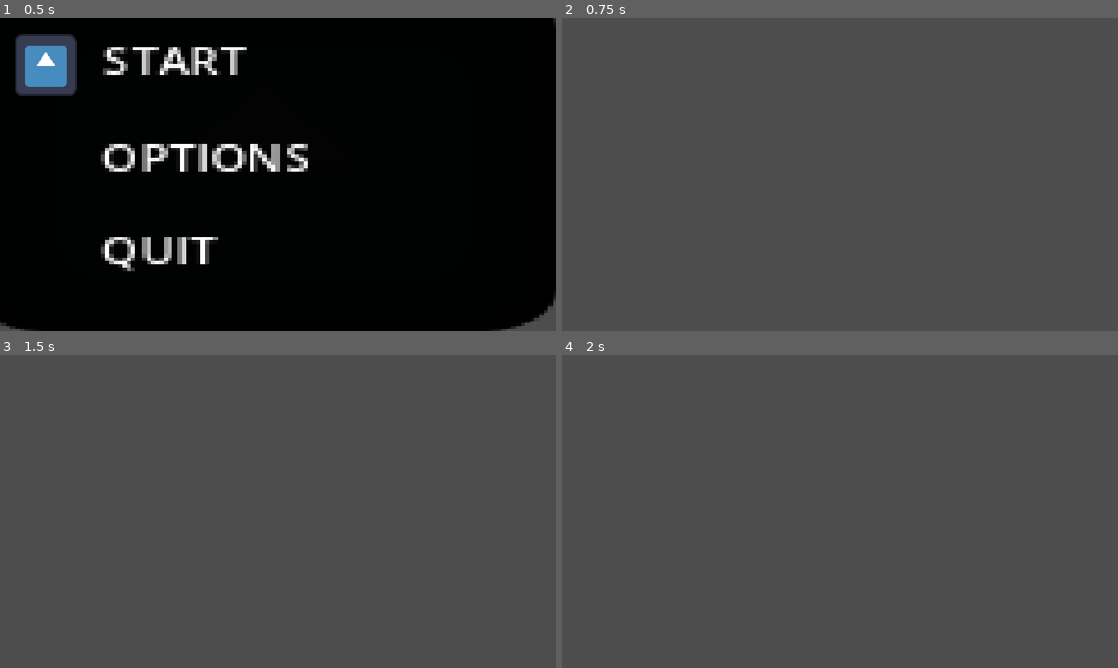
Above: before the commit, frames 1-4 (two rows, left to right).
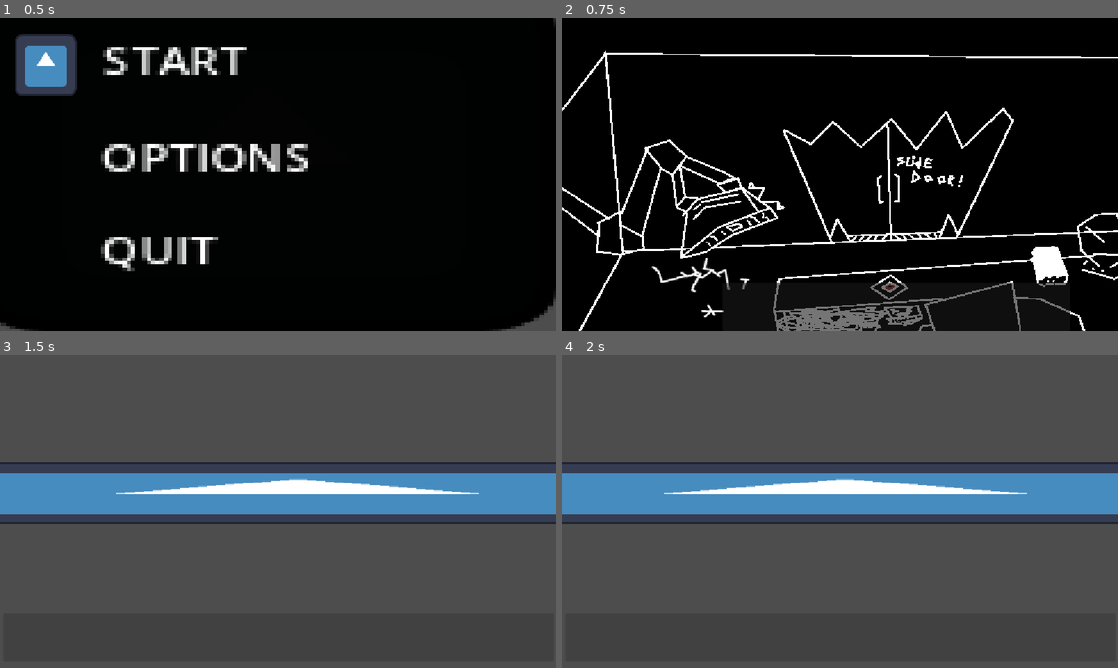
Above: after the commit, the same moments.

Repository: Ranger-Yev/project_sequence
Game: Godot game, scene res://game_big.tscn
The game is run twice, just before and just after one commit, with the same random seed, the same clock (stepped at 60 frames per second) and the same inputs. The engine's default icon, where the game draws it, is replaced by a stand-in: a white triangle on a blue panel in a dark square.
Inputs (mouse positions are in pixels of both pictures, inside the frame that each line leads up to):
- Up to frame 1 (0.5 s): no input
- Up to frame 2 (0.75 s): tap Enter (ui_accept) at 0.5, 0.6 s; move the mouse to (962, 158) at 0.52 s; hold Right (ui_right) from 0.53 s (still down)
- Up to frame 3 (1.5 s): tap Enter (ui_accept) at 0.77, 1.07 s; release Right (ui_right) at 1.25 s; click (333, 642) at 1.27 s
- Up to frame 4 (2 s): no input

Frame 1 is identical in both runs. In frame 2, 100% of the frame differs, in the area x 0-100%, y 0-100%; in frame 3, 14%; in frame 4, 14%.

Commit message:
new line bug fixed. doorknob?

Diff:
--- a/Scripts/hacking_terminal.gd
+++ b/Scripts/hacking_terminal.gd
@@ -4,7 +4,7 @@
 @onready var camera = $Camera2D
 @onready var start_position = $start_of_terminal.global_position + Vector2(0,5)
 var to_do = 0
-var sts = "guest@tinkle-tboard-t415e-wifi1:~$ "
+var sts = "guest@tinkle-tboard-t415e-wifi1:~$&guest@tinkle-tboard-t415e-wifi1:~$&guest@tinkle-tboard-t415e-wifi1:~$&guest@tinkle-tboard-t415e-wifi1:~$&guest@tinkle-tboard-t415e-wifi1:~$&guest@tinkle-tboard-t415e-wifi1:~$&guest@tinkle-tboard-t415e-wifi1:~$&guest@tinkle-tboard-t415e-wifi1:~$&guest@tinkle-tboard-t415e-wifi1:~$&guest@tinkle-tboard-t415e-wifi1:~$"
 var color =  Color(0.978, 0.667, 0.521, 1.0)
 
 var cur_zoom = Vector2(1,1)
@@ -15,8 +15,8 @@
 		#sts = "Test for tinkle tewxt"
 		# spawn_let(font, string to generate, size (0.0625 is 6x6, 1 is 96x96), start position)
 		text_engine.spawn_let(1, sts, 0.0625, start_position, color)
-		for i in range(35, len(letters.get_children)):
-			pass
+		#for i in range(35, len(letters.get_children)):
+			#pass
 		to_do += 1
 
 	if Input.is_action_just_pressed("Scroll_Up") and not cur_zoom > Vector2(5.5,5.5):
--- a/main_office.gd
+++ b/Scripts/main_office.gd
@@ -14,7 +14,7 @@
 
 	mouse_pos = get_local_mouse_position()
 
-	if $Camera2D.position.x <= -1:
+	if $Camera2D.position.x <= 1:
 		pass
 	elif look_left:
 		$Camera2D.position.x -= 500*delta
@@ -47,3 +47,8 @@
 func _on_right_look_mouse_exited() -> void:
 	look_right = false
 	pass # Replace with function body.
+
+
+func _on_button_pressed() -> void:
+	get_tree().change_scene_to_file("res://cams.tscn")
+	pass # Replace with function body.
--- a/Scripts/open_cams.gd
+++ b/Scripts/open_cams.gd
@@ -30,10 +30,8 @@
 			cam_pause.start()
 		cam.position.x -= 50*delta
 
+	pass
 
-
-
-
-
-
-	pass
+func _on_button_pressed() -> void:
+	get_tree().change_scene_to_file("res://main_office.tscn")
+	pass # Replace with function body.
--- a/Scripts/start_screen.gd
+++ b/Scripts/start_screen.gd
@@ -31,7 +31,7 @@
 	# Selector
 	if Input.is_action_just_pressed("ui_accept"):
 		if $"Icon".position == $"M1".position:
-			get_tree().change_scene_to_file("res://cams.tscn")
+			get_tree().change_scene_to_file("res://main_office.tscn")
 		elif $"Icon".position == $"M2".position:
 			pass
 		else: queue_free()
--- a/Scripts/text_engine.gd
+++ b/Scripts/text_engine.gd
@@ -122,7 +122,8 @@
 	#print(arr)
 	for i in range(0, len(arr)):
 		if arr[i] == 412: # if element at index i is 412, then treat it as a line break / new line.
-			pos = start_pos + Vector2(0, 10)
+			pos = Vector2(start_pos.x, pos.y)
+			pos.y += 10
 			pos.x -= 16 * size
 		elif font == 1 and alphabet_p[arr[i] % 64] == " " or font == 0 and alphabet_t[arr[i] % 31] == " ":
 			# if element of the alphabet at index i % length of alphabet is space (" ") then treat is a space
--- a/cams.tscn
+++ b/cams.tscn
@@ -1,6 +1,7 @@
 [gd_scene format=3 uid="uid://dhpafu1iu5a6a"]
 
 [ext_resource type="Script" uid="uid://bjk4qwirwq7yw" path="res://Scripts/open_cams.gd" id="1_43drd"]
+[ext_resource type="Texture2D" uid="uid://cul8kjp32rhnw" path="res://Art/icon.svg" id="2_vdttf"]
 
 [node name="Open Cams" type="Node2D" unique_id=351681203]
 script = ExtResource("1_43drd")
@@ -10,6 +11,28 @@
 anchor_mode = 0
 zoom = Vector2(1.2, 1)
 
+[node name="Button" type="Button" parent="Camera2D" unique_id=1665460483]
+anchors_preset = 8
+anchor_left = 0.5
+anchor_top = 0.5
+anchor_right = 0.5
+anchor_bottom = 0.5
+offset_left = 102.0
+offset_top = 535.0
+offset_right = 1052.0
+offset_bottom = 635.0
+grow_horizontal = 2
+grow_vertical = 2
+size_flags_horizontal = 4
+size_flags_vertical = 4
+
 [node name="Cam pawse x3" type="Timer" parent="." unique_id=655446485]
 wait_time = 2.0
 one_shot = true
+
+[node name="Icon" type="Sprite2D" parent="." unique_id=175665718]
+position = Vector2(617, 285)
+scale = Vector2(15.671875, 1)
+texture = ExtResource("2_vdttf")
+
+[connection signal="pressed" from="Camera2D/Button" to="." method="_on_button_pressed"]
--- a/main_office.tscn
+++ b/main_office.tscn
@@ -1,6 +1,6 @@
 [gd_scene format=3 uid="uid://dgbifwr0c2qmq"]
 
-[ext_resource type="Script" uid="uid://c3obtvocqat3v" path="res://main_office.gd" id="1_ia7or"]
+[ext_resource type="Script" uid="uid://c3obtvocqat3v" path="res://Scripts/main_office.gd" id="1_ia7or"]
 [ext_resource type="Texture2D" uid="uid://ccuuuah3cvqhc" path="res://Art/layout3.png" id="2_2xuvg"]
 
 [sub_resource type="RectangleShape2D" id="RectangleShape2D_42brd"]
@@ -15,24 +15,32 @@
 texture = ExtResource("2_2xuvg")
 
 [node name="Camera2D" type="Camera2D" parent="." unique_id=22339029]
-offset = Vector2(96, 0)
 anchor_mode = 0
 zoom = Vector2(1.2, 1)
 
 [node name="Left_Look" type="Area2D" parent="Camera2D" unique_id=1705615288]
+scale = Vector2(2, 1)
 
 [node name="CollisionShape2D" type="CollisionShape2D" parent="Camera2D/Left_Look" unique_id=1165950565]
 position = Vector2(71, 324)
 shape = SubResource("RectangleShape2D_42brd")
 
 [node name="Right_Look" type="Area2D" parent="Camera2D" unique_id=1372152498]
-position = Vector2(1010, -2)
+position = Vector2(869, 0)
+scale = Vector2(2, 1)
 
 [node name="CollisionShape2D" type="CollisionShape2D" parent="Camera2D/Right_Look" unique_id=1513813974]
 position = Vector2(71, 324)
 shape = SubResource("RectangleShape2D_42brd")
 
+[node name="Button" type="Button" parent="." unique_id=1049584256]
+offset_left = 277.0
+offset_top = 548.0
+offset_right = 877.0
+offset_bottom = 648.0
+
 [connection signal="mouse_entered" from="Camera2D/Left_Look" to="." method="_on_left_look_mouse_entered"]
 [connection signal="mouse_exited" from="Camera2D/Left_Look" to="." method="_on_left_look_mouse_exited"]
 [connection signal="mouse_entered" from="Camera2D/Right_Look" to="." method="_on_right_look_mouse_entered"]
 [connection signal="mouse_exited" from="Camera2D/Right_Look" to="." method="_on_right_look_mouse_exited"]
+[connection signal="pressed" from="Button" to="." method="_on_button_pressed"]
--- a/project.godot
+++ b/project.godot
@@ -17,6 +17,7 @@
 
 [display]
 
+window/size/mode=2
 window/stretch/mode="canvas_items"
 window/stretch/aspect="expand"
 
Renamed: main_office.gd.uid -> Scripts/main_office.gd.uid
